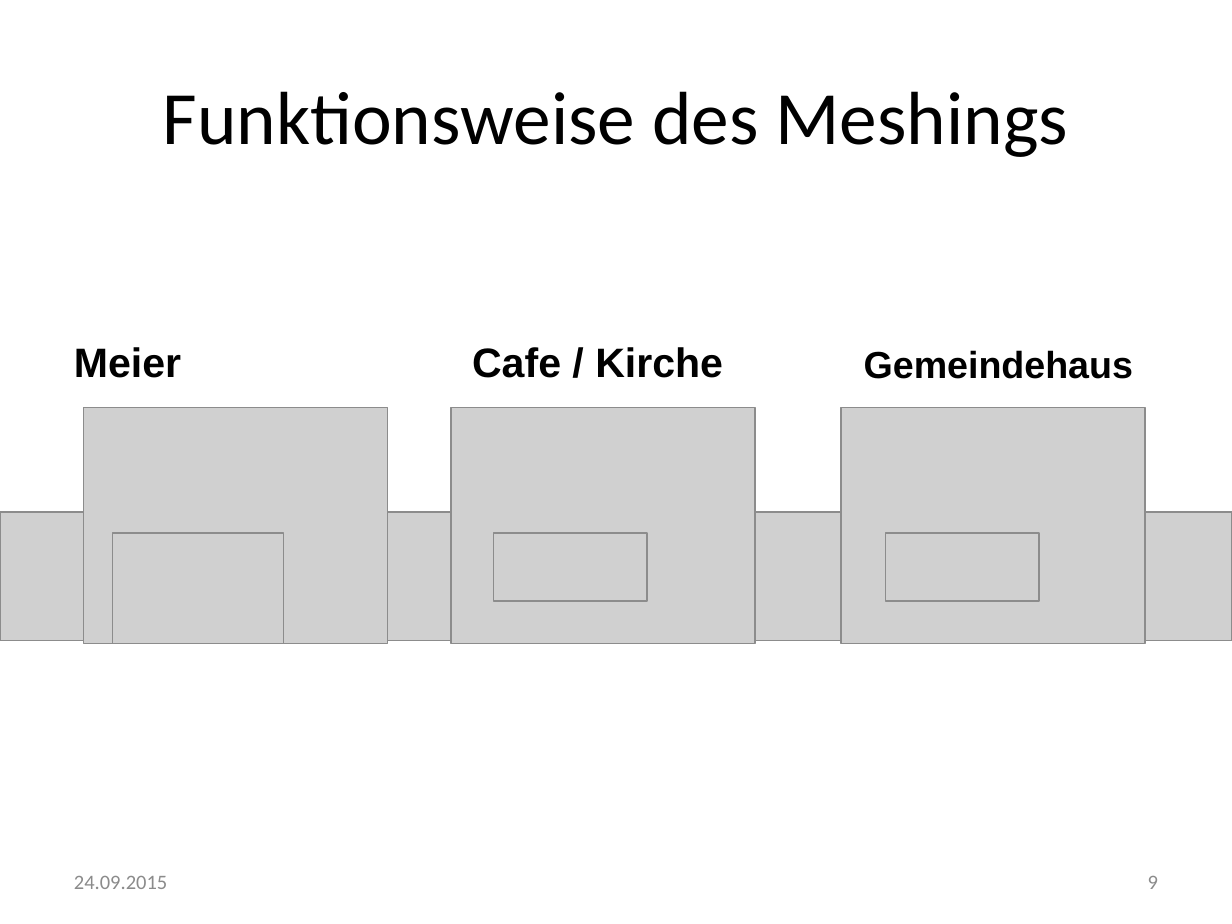
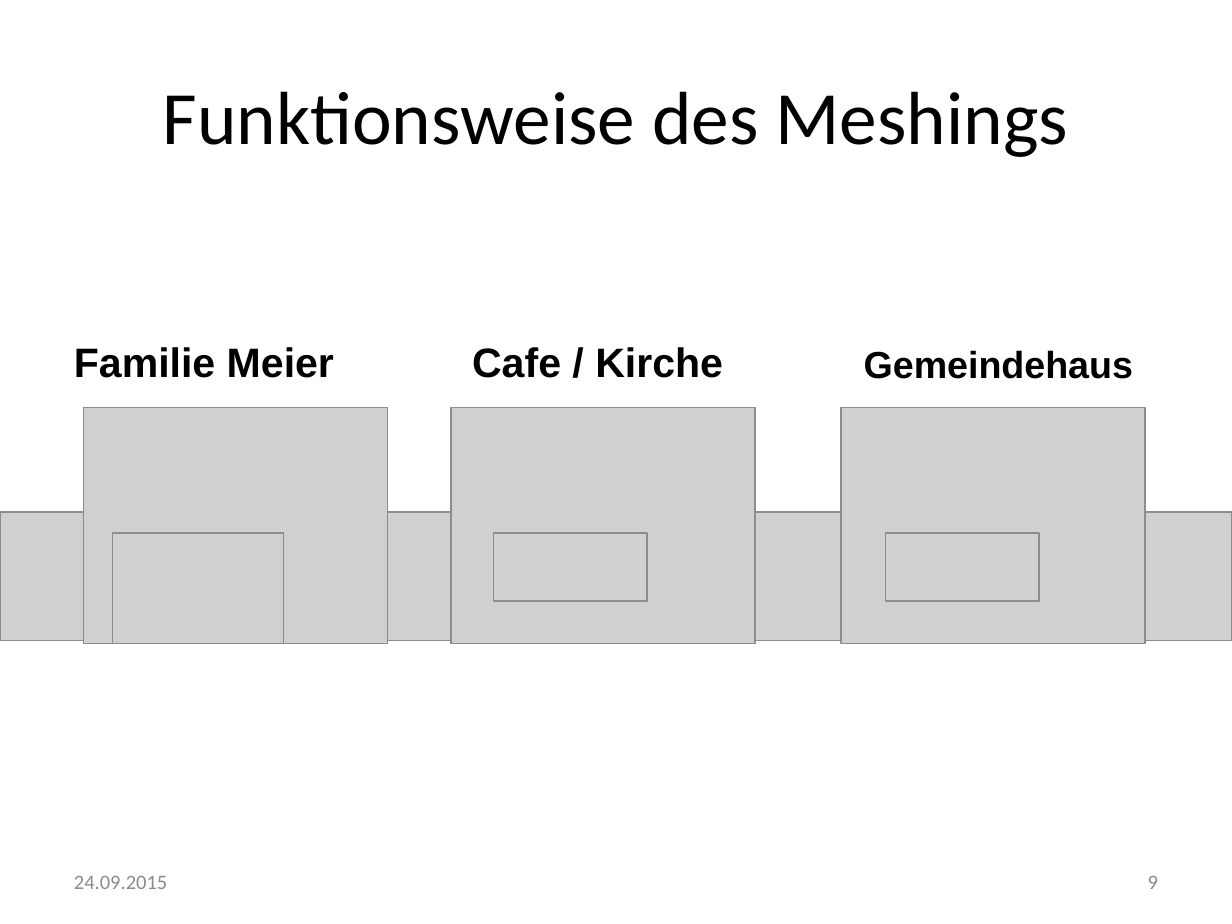
Before and after one commit to FreiFunkMuenster/media-ffms, a slide deck: slide 9 of Vorträge/2015-09-24 Warum Freie Netze - Jusos Münster.pptx. Drawn at 1232x924 pixels with LibreOffice and Linux fonts; fonts in the diff are those of the drawing; grey boxes stand for pictures. Boxes give left, top, right and bottom in pixels: in the first picture for what was removed or moved away, otherwise in the second. Text is boxed around its words. In the diff, an @@ line names an element or a change of style, - is before the commit and + after.

```diff
--- a/Vorträge/2015-09-24 Warum Freie Netze - Jusos Münster.pptx
+++ b/Vorträge/2015-09-24 Warum Freie Netze - Jusos Münster.pptx
@@ text at [74,347,334,378]: text changed @@
-Meier
+Familie Meier
```
Also in this commit, not shown: 1 other slide changed, 1 other file.
